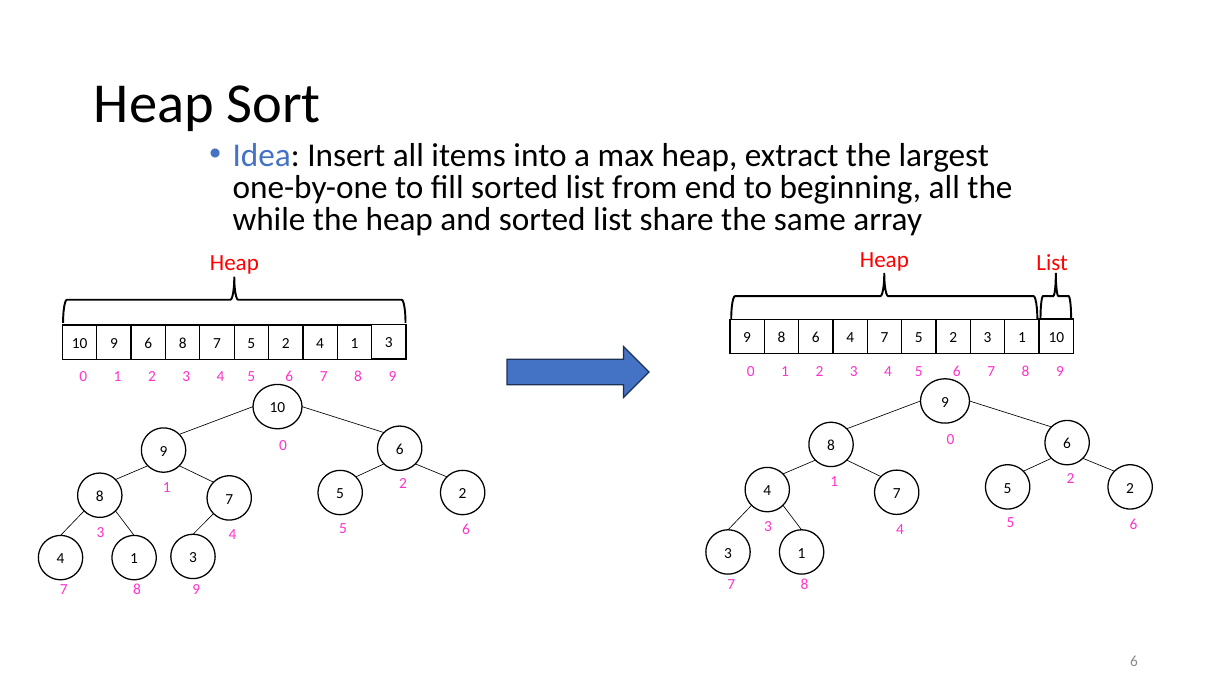
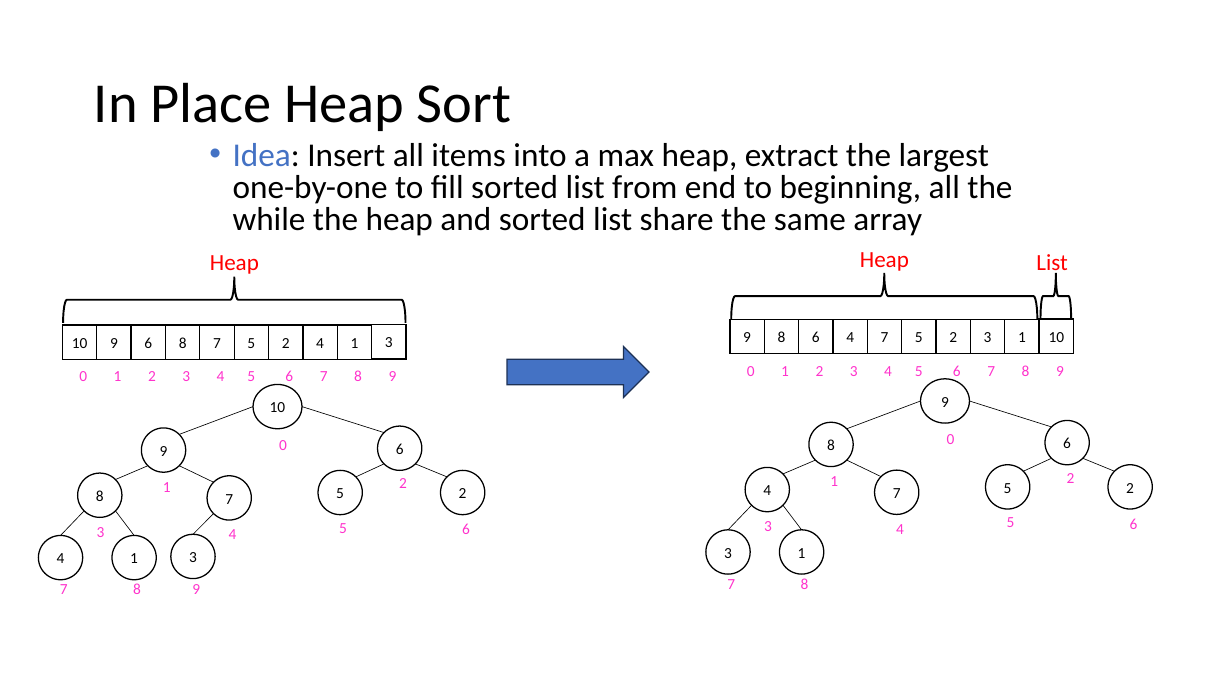
Before and after one commit to natebrunelle/cse332, a slide deck: slide 28 of markdown/files/slides/lecture13_sorting2.pptx (slide 6 before the commit). Drawn at 1232x693 pixels with LibreOffice and Linux fonts; fonts in the diff are those of the drawing. Boxes give left, top, right and bottom in pixels: in the first picture for what was removed or moved away, otherwise in the second. Text is boxed around its words. In the diff, an @@ line names an element or a change of style, - is before the commit and + after.

```diff
--- a/markdown/files/slides/lecture13_sorting2.pptx
+++ b/markdown/files/slides/lecture13_sorting2.pptx
@@ title at <box>94,82,511,131</box>: text changed @@
-Heap Sort
+In Place Heap Sort
@@ page number removed at <box>1130,655,1138,666</box> @@
-6
```
Also in this commit, not shown: 22 other slides changed, 30 slides added, 12 slides removed, 5 other files.
